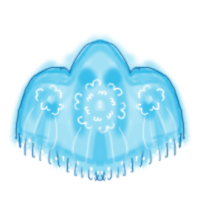
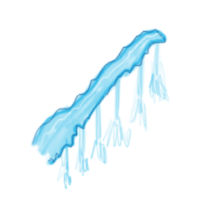
Before/after of a 200 x 200 layered artwork. What changed in the layer stack:
added layer "sting small lines" above "sting small pattern" over box(30, 28, 167, 165)
added layer "sting small pattern" above "sting small color" over box(36, 31, 170, 190)
added layer "sting small color" above "warbell lines" over box(29, 28, 170, 190)
hid "warbell lines" over box(13, 39, 187, 183)
hid "warbell pattern" over box(13, 40, 187, 180)
hid "warbell color" over box(8, 31, 192, 182)
